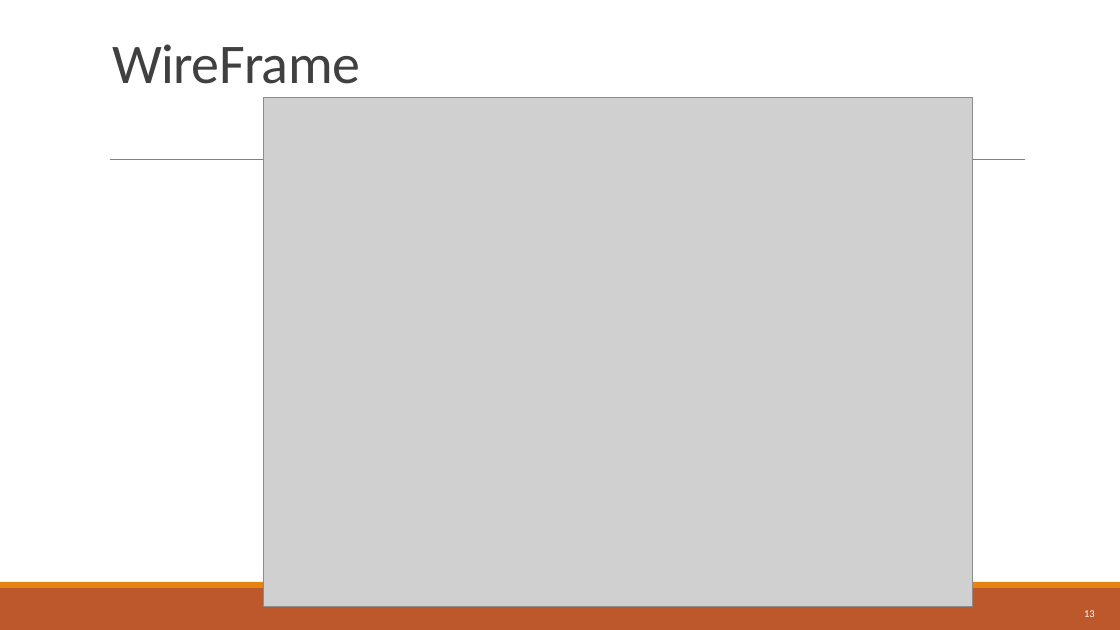
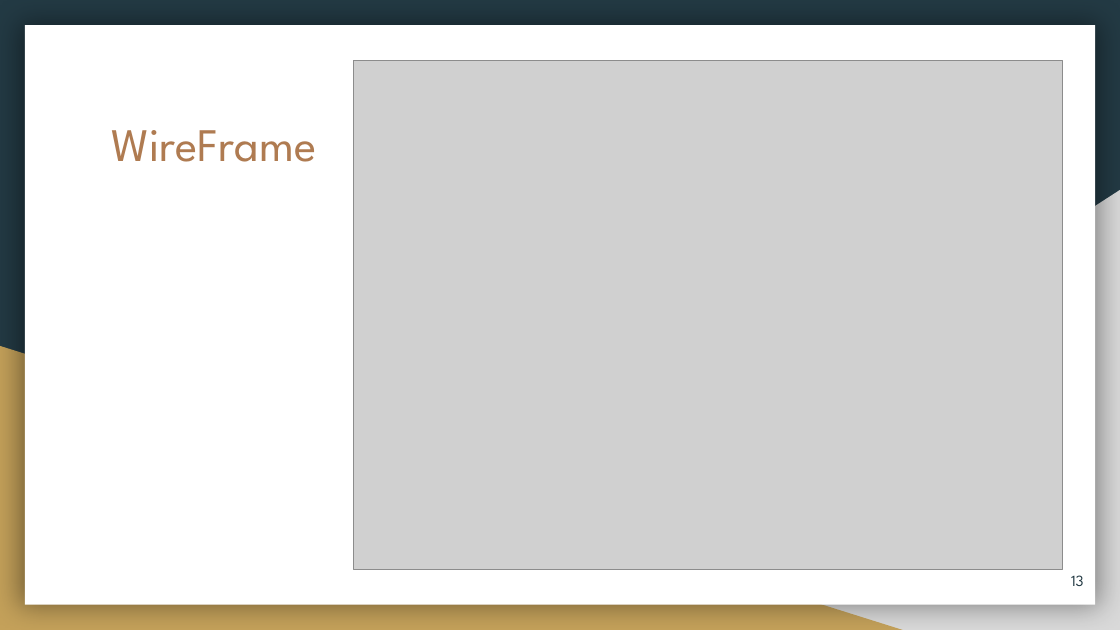
Before and after one commit to ayndvee/CS-2450-Project, a slide deck: slide 13 of UVSim-Project/Documentation/Presentation/UVSim-presentation.pptx. Drawn at 1120x630 pixels with LibreOffice and Linux fonts; fonts in the diff are those of the drawing; grey boxes stand for pictures. Boxes give left, top, right and bottom in pixels: in the first picture for what was removed or moved away, otherwise in the second. Text is boxed around its words. In the diff, an @@ line names an element or a change of style, - is before the commit and + after.

```diff
--- a/UVSim-Project/Documentation/Presentation/UVSim-presentation.pptx
+++ b/UVSim-Project/Documentation/Presentation/UVSim-presentation.pptx
@@ background #FFFFFF to #233A44 @@
@@ rectangle added at bbox=[25, 26, 1095, 605], fill #FFFFFF @@
@@ picture: place and size @@
-picture at bbox=[263, 97, 972, 606]
+picture at bbox=[353, 60, 1062, 569]
@@ title "WireFrame": place and size @@
-title "WireFrame" at bbox=[112, 44, 360, 84]
+title "WireFrame" at bbox=[112, 130, 317, 162]
@@ title "WireFrame" at bbox=[112, 130, 317, 162]: size 36 to 30 pt, font Calibri to League Spartan, text colour #404040 to #AF7B51, letter spacing -0.4 to 0 pt; line spacing 0.85 to 1 @@
@@ line removed from (110, 160) to (1025, 160) @@
@@ right triangle added at bbox=[439, 190, 1120, 630], fill #D9D9D9 @@
@@ right triangle added at bbox=[0, 346, 903, 630], fill #C4A15A @@
@@ page number: place and size @@
-page number at bbox=[1084, 610, 1095, 617]
+page number at bbox=[1071, 575, 1084, 586]
@@ page number at bbox=[1071, 575, 1084, 586]: size 6.7 to 10 pt, font Calibri to League Spartan, text colour #FFFFFF to #233A44 @@
@@ rectangle removed at bbox=[0, 588, 1120, 630] @@
@@ rectangle removed at bbox=[0, 582, 1120, 588] @@
```
Also in this commit, not shown: 20 other slides changed, 2 other files.
